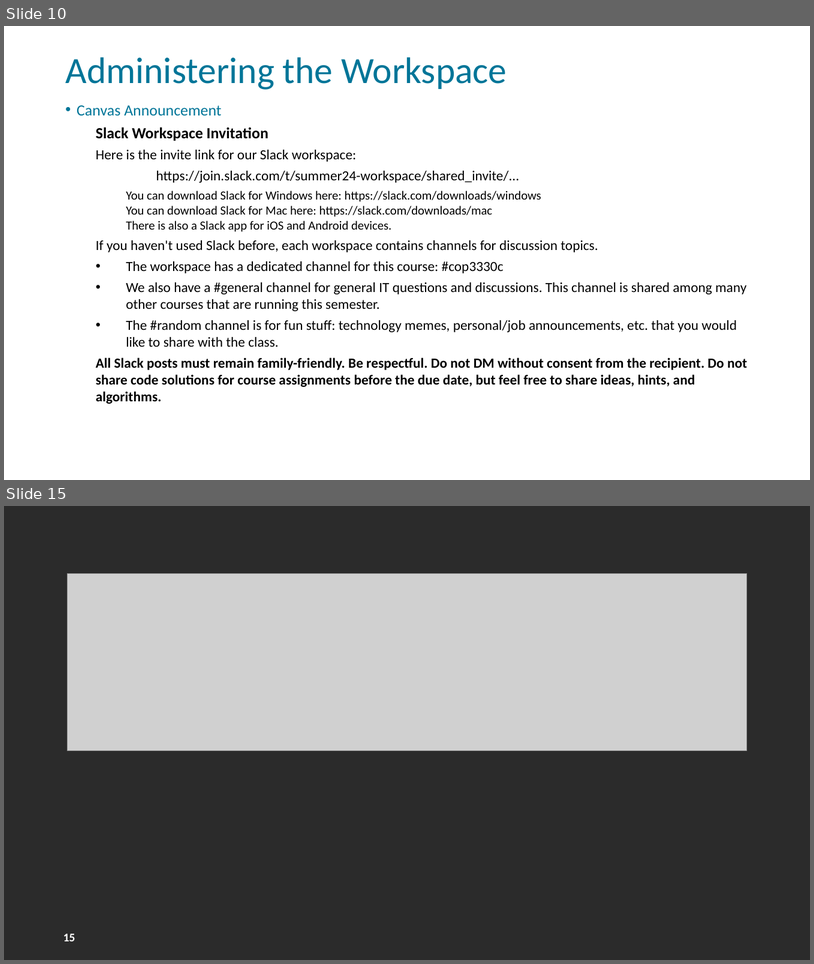
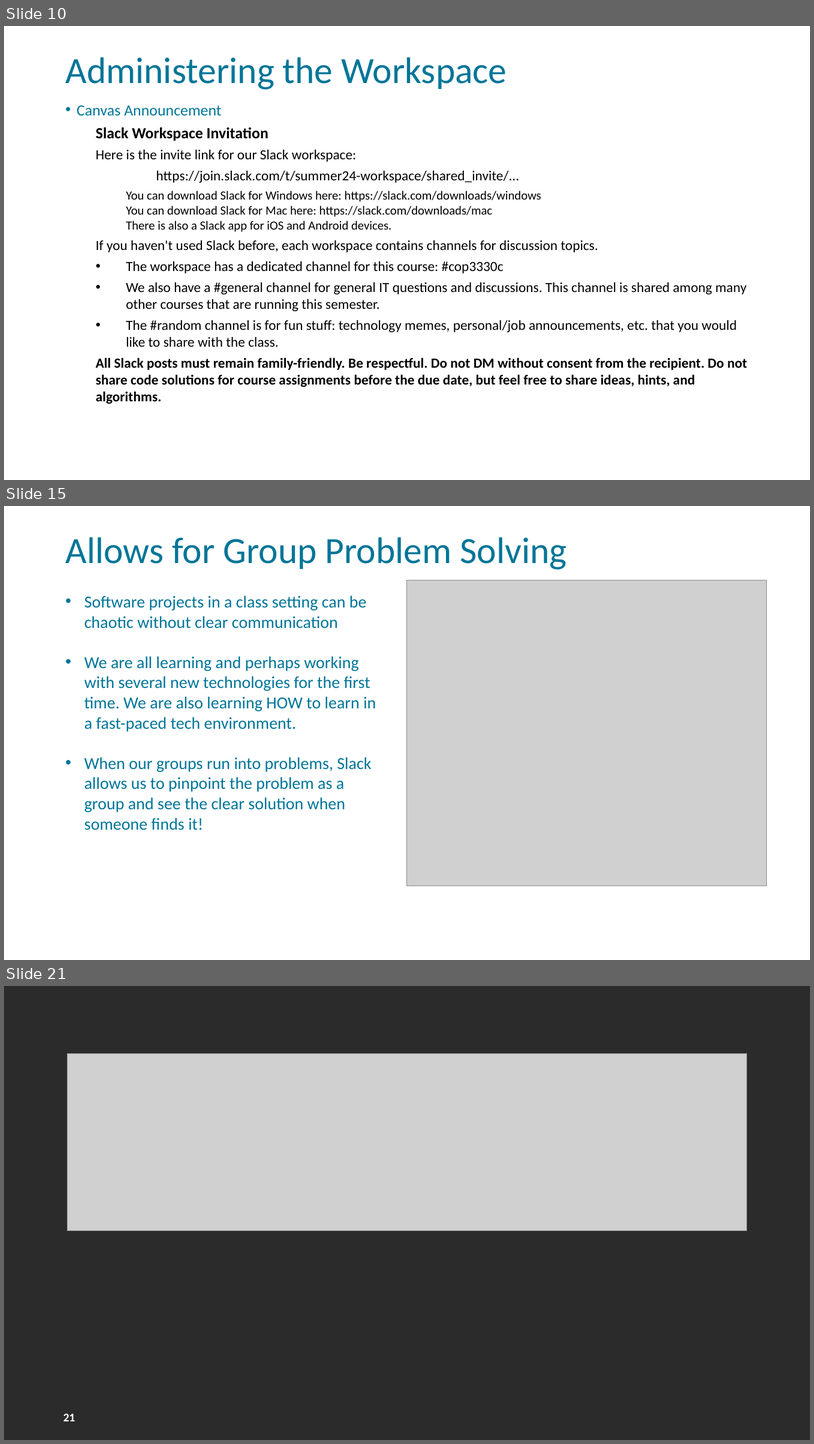
Before and after one commit to FSCJ-FacultyDev/HITEC2024, a slide deck: LeveragingSlackForStudentCollaboration.pptx. Shown one above the other, each under a label of ours: slides 10 and 15 before the commit, slides 10, 15 and 21 after it; the slides between them are not shown. The pictures are 814x964 and 814x1444 pixels, drawn with LibreOffice and Linux fonts; fonts in the diff are those of the drawing; grey boxes stand for pictures; background and template pictures are left out; a plain dark background stands for a picture behind light text. Boxes give left, top, right and bottom in pixels: in the first picture for what was removed or moved away, otherwise in the second. Text is boxed around its words. In the diff, an @@ line names an element or a change of style, - is before the commit and + after.

```diff
--- a/LeveragingSlackForStudentCollaboration.pptx
+++ b/LeveragingSlackForStudentCollaboration.pptx
@@ slide 15 added at (x1=4, y1=506, x2=810, y2=960), background picture (left out); not listed: 1 template element that a slide beside it also shows @@
@@ title added at (x1=65, y1=537, x2=567, y2=570), 44 pt, text #007598 @@
+Allows for Group Problem Solving
@@ text added at (x1=84, y1=595, x2=376, y2=830), 20 pt, text #007598 @@
+• Software projects in a class setting can be chaotic without clear communication
+• We are all learning and perhaps working with several new technologies for the first time. We are also learning HOW to learn in a fast-paced tech environment.
+• When our groups run into problems, Slack allows us to pinpoint the problem as a group and see the clear solution when someone finds it!
@@ picture added at (x1=408, y1=580, x2=767, y2=886) @@
@@ what was slide 15 is now slide 21 @@
@@ page number at (x1=63, y1=1413, x2=75, y2=1421): text changed @@
-15
+21
```
Also in this commit, not shown: 3 slides changed, 6 other slides added, 1 slide removed.
